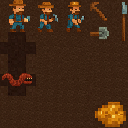
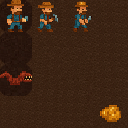
Revision of a layered 128 x 128 image; what changed, layer by layer:
painted on "Prospector-1" over 5, 0, 30, 32
painted on "Prospector-2" over 37, 1, 58, 33
painted on "Prospector-3" over 64, 1, 92, 33
hid "Tools" over 86, 0, 128, 43
added layer "Monster-1 original copy" above "Monster-1 original" over 0, 71, 32, 85
renamed "Monster-1 copy" to "Monster-1", hid it over 2, 73, 32, 86
painted on "Gold" over 95, 102, 127, 128
added layer "Empty copy #3" above "Empty copy #2" over 0, 32, 32, 64
added layer "Empty copy #2" above "Empty copy #1" over 0, 64, 32, 96
added layer "Empty copy #1" above "Empty" over 0, 0, 32, 32
hid "Empty", moved it above "Empty copy", painted on it over 0, 32, 36, 64
hid "Empty copy", painted on it over 0, 64, 36, 96
